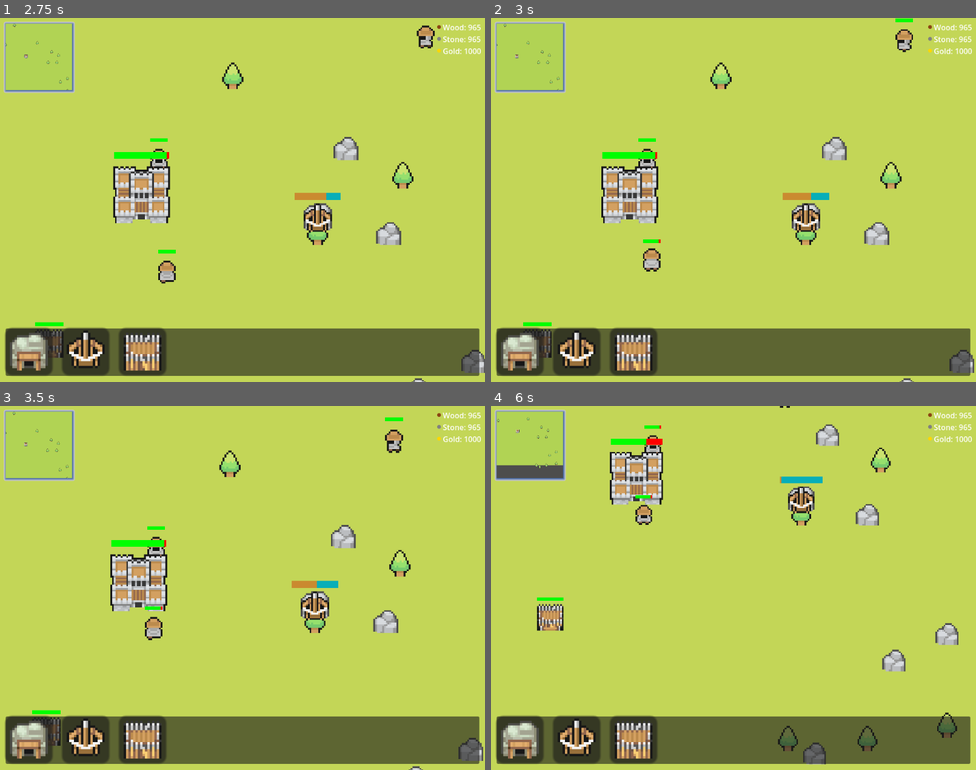
Above: before the commit, frames 1-4 (two rows, left to right).
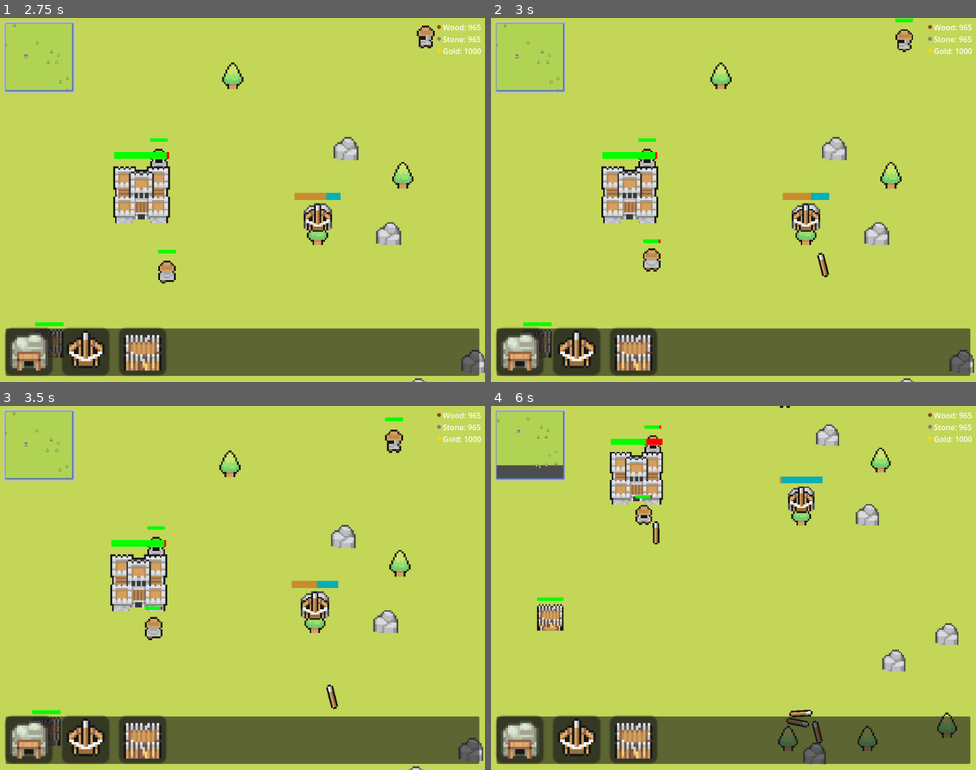
Above: after the commit, the same moments.

Repository: MSchablinger/CastleIO
Game: Godot game, scene res://world.tscn
Two runs of this game, one before a commit and one after it. Both use one fixed random seed, a clock stepped at 60 frames per second and the inputs below.
Inputs (mouse positions are in pixels of both pictures, inside the frame that each line leads up to):
- Up to frame 1 (2.75 s): drag from (29, 352) to (446, 232) at 0.52 s; drag from (87, 352) to (446, 232) at 1.27 s; move the mouse to (140, 352) at 2.02 s; hold Right (ui_right) from 2.03 s (still down); tap Mouse wheel down (WheelDown) at 2.1 s; click (140, 352) at 2.17 s
- Up to frame 2 (3 s): release Right (ui_right) at 2.75 s; drag from (655, 269) to (893, 174) at 2.77 s
- Up to frame 3 (3.5 s): no input
- Up to frame 4 (6 s): drag from (883, 438) to (718, 464) at 3.52 s; drag from (646, 547) to (718, 464) at 4.27 s; move the mouse to (854, 420) at 5.02 s; hold Down (ui_down) 5.03-5.75 s; tap Mouse wheel down (WheelDown) at 5.1 s; click (854, 420) at 5.17 s; drag from (549, 620) to (946, 726) at 5.77 s

Frame 1 is identical in both runs. In frame 2, 0.1% of the frame differs, in the area x 67-70%, y 64-72%; in frame 3, 0.1%; in frame 4, 0.3%, in the area x 33-69%, y 31-93%.

Commit message:
Commit weil sie sunst da Jonas aufregt dass i nie commit

Diff:
--- a/Buildings/ballista.gd
+++ b/Buildings/ballista.gd
@@ -25,7 +25,7 @@
 	enemies_in_range.clear()
 	for enemy in get_tree().get_nodes_in_group("enemies"):
 		if is_instance_valid(enemy):
-			if global_position.distance_to(enemy.global_position) <= 500:
+			if position.distance_to(enemy.global_position) <= 5000:
 				enemies_in_range.append(enemy)
 
 func _on_fire_timer_timeout():
@@ -38,21 +38,20 @@
 	if not nearest_enemy:
 		return
 
-	# Create and launch projectile
 	var projectile = projectile_scene.instantiate()
-	projectile.position = global_position
-	var direction = (nearest_enemy.global_position - global_position).normalized()
+	var direction = position.direction_to(nearest_enemy.global_position)
+	add_child(projectile)
 	projectile.rotation = direction.angle()
-	add_child(projectile)
-
+	projectile.global_position = global_position
 	# Give the projectile velocity
 	projectile.velocity = direction * projectile_speed
+	projectile.rotation = direction.angle()
 
 func get_nearest_enemy() -> Node2D:
 	var nearest = null
 	var shortest_distance = INF
 	for enemy in enemies_in_range:
-		var distance = global_position.distance_to(enemy.global_position)
+		var distance = position.distance_to(enemy.position)
 		if distance < shortest_distance:
 			shortest_distance = distance
 			nearest = enemy
--- a/Entities/bolt.gd
+++ b/Entities/bolt.gd
@@ -1,6 +1,5 @@
-extends Node2D
+extends CharacterBody2D
 
-@export var velocity: Vector2 = Vector2.ZERO
 @export var lifetime: float = 5.0
 
 func _ready():
@@ -12,7 +11,7 @@
 	timer.start()
 
 func _physics_process(delta):
-	position += velocity * delta
+	move_and_slide()
 
 func _on_body_entered(body):
 	if body.name == "Peasant":
--- a/Entities/bolt.tscn
+++ b/Entities/bolt.tscn
@@ -1,11 +1,18 @@
-[gd_scene load_steps=3 format=3 uid="uid://bsborf6dhyjq1"]
+[gd_scene load_steps=4 format=3 uid="uid://bsborf6dhyjq1"]
 
 [ext_resource type="Script" path="res://Entities/bolt.gd" id="1_d3l3x"]
 [ext_resource type="Texture2D" uid="uid://ckbq63fleprnr" path="res://Assets/Enemies/Projectiles/BallistaBolt.png" id="2_3ldwa"]
 
-[node name="Bolt" type="Node2D"]
+[sub_resource type="RectangleShape2D" id="RectangleShape2D_ywsey"]
+size = Vector2(4, 14)
+
+[node name="CharacterBody2D" type="CharacterBody2D"]
 script = ExtResource("1_d3l3x")
 
 [node name="Sprite2D" type="Sprite2D" parent="."]
+rotation = -3.14159
 texture = ExtResource("2_3ldwa")
 hframes = 2
+
+[node name="CollisionShape2D" type="CollisionShape2D" parent="."]
+shape = SubResource("RectangleShape2D_ywsey")
